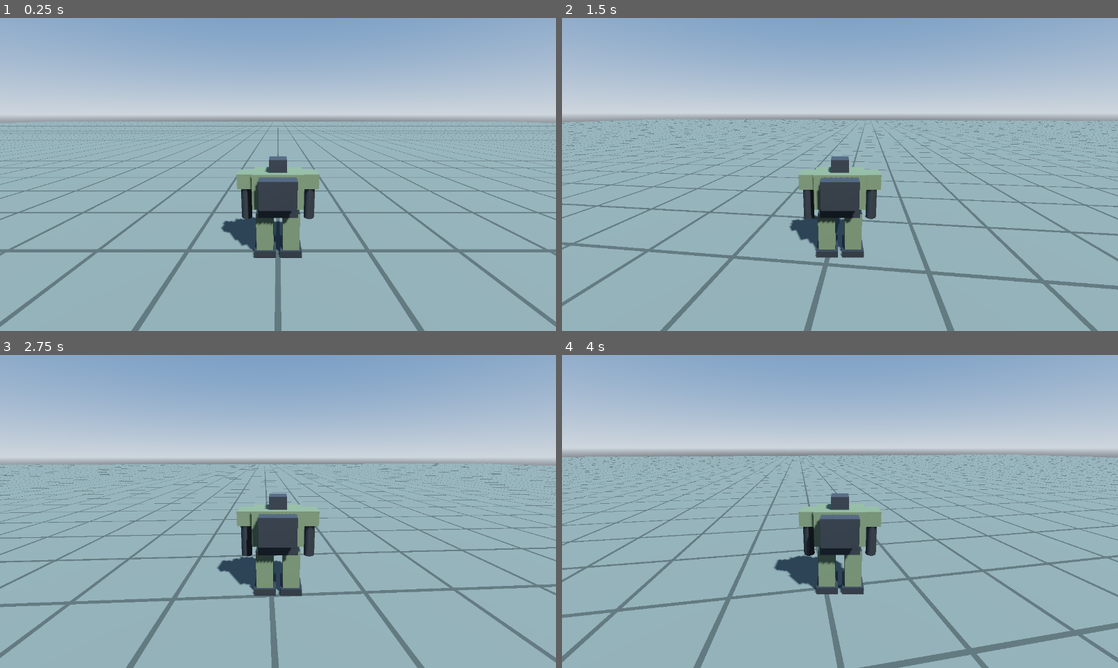
Above: before the commit, frames 1-4 (two rows, left to right).
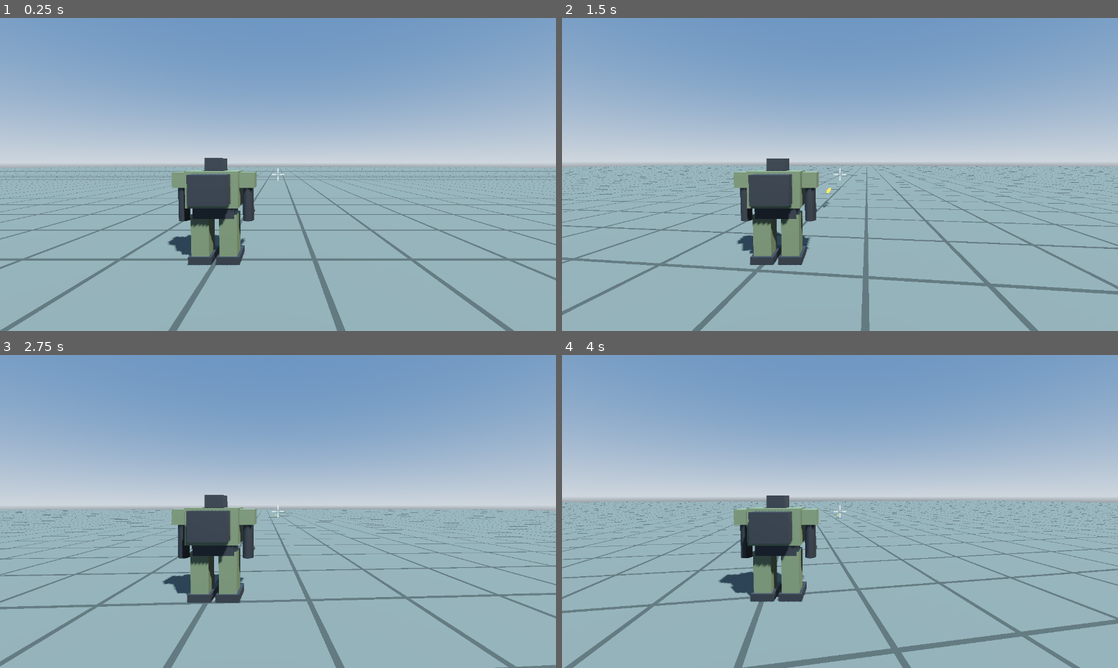
Above: after the commit, the same moments.

Repository: Sierra-117605/ARSENAL-FRONT
Game: Godot game, scene res://scenes/field_3d.tscn
The game is run twice, just before and just after one commit, with the same random seed, the same clock (stepped at 60 frames per second) and the same inputs.
Inputs (mouse positions are in pixels of both pictures, inside the frame that each line leads up to):
- Up to frame 1 (0.25 s): no input
- Up to frame 2 (1.5 s): tap Enter at 0.5 s; move the mouse to (867, 174) at 0.52 s; hold W (move_forward) from 0.53 s (still down); click (867, 174) at 0.6 s; move the mouse to (812, 174) at 1.27 s; click (812, 174) at 1.35 s
- Up to frame 3 (2.75 s): keep holding W (move_forward); move the mouse to (289, 505) at 2.02 s; click (289, 505) at 2.1 s
- Up to frame 4 (4 s): keep holding W (move_forward); move the mouse to (834, 517) at 2.77 s; click (834, 517) at 2.85 s; move the mouse to (878, 514) at 3.52 s; click (878, 514) at 3.6 s

The runs differ from the first frame. In frame 1, 50% of the frame differs, in the area x 0-100%, y 5-100%; in frame 2, 51%; in frame 3, 49%; in frame 4, 52%, in the area x 0-100%, y 3-100%.

Commit message:
N1-4: 左クリック連射で弾が照準へ飛ぶ + 照準マーク + 肩越し視点
Co-Authored-By: Claude Opus 5 <noreply@anthropic.com>

Diff:
--- /dev/null
+++ b/scenes/bullet.tscn
@@ -0,0 +1,20 @@
+[gd_scene load_steps=4 format=3]
+
+[ext_resource type="Script" path="res://scripts/action/bullet.gd" id="1_bullet"]
+
+[sub_resource type="StandardMaterial3D" id="Mat_tracer"]
+shading_mode = 0
+albedo_color = Color(1, 0.85, 0.3, 1)
+emission_enabled = true
+emission = Color(1, 0.7, 0.2, 1)
+emission_energy_multiplier = 3.0
+
+[sub_resource type="BoxMesh" id="Mesh_tracer"]
+size = Vector3(0.2, 0.2, 2.5)
+
+[node name="Bullet" type="Node3D"]
+script = ExtResource("1_bullet")
+
+[node name="Tracer" type="MeshInstance3D" parent="."]
+mesh = SubResource("Mesh_tracer")
+surface_material_override/0 = SubResource("Mat_tracer")
--- a/scenes/field_3d.tscn
+++ b/scenes/field_3d.tscn
@@ -1,10 +1,11 @@
-[gd_scene load_steps=14 format=3]
+[gd_scene load_steps=15 format=3]
 
 [ext_resource type="PackedScene" path="res://scenes/robot.tscn" id="1_robot"]
 [ext_resource type="Script" path="res://scripts/action/camera_rig.gd" id="2_rig"]
 [ext_resource type="Script" path="res://scripts/action/occupant.gd" id="3_occ"]
 [ext_resource type="Script" path="res://scripts/action/player_input.gd" id="4_input"]
 [ext_resource type="Script" path="res://scripts/action/third_person_view.gd" id="5_tpv"]
+[ext_resource type="Script" path="res://scripts/action/crosshair.gd" id="6_cross"]
 
 [sub_resource type="ProceduralSkyMaterial" id="SkyMat"]
 sky_top_color = Color(0.32, 0.45, 0.62, 1)
@@ -89,3 +90,15 @@
 [node name="ThirdPersonView" type="Node" parent="CameraRig"]
 script = ExtResource("5_tpv")
 view_name = "三人称"
+
+[node name="HUD" type="CanvasLayer" parent="."]
+
+[node name="Crosshair" type="Control" parent="HUD"]
+layout_mode = 3
+anchors_preset = 15
+anchor_right = 1.0
+anchor_bottom = 1.0
+grow_horizontal = 2
+grow_vertical = 2
+mouse_filter = 2
+script = ExtResource("6_cross")
--- a/scenes/robot.tscn
+++ b/scenes/robot.tscn
@@ -1,7 +1,8 @@
-[gd_scene load_steps=17 format=3]
+[gd_scene load_steps=18 format=3]
 
 [ext_resource type="Script" path="res://scripts/action/robot.gd" id="1_robot"]
 [ext_resource type="Script" path="res://scripts/action/seat.gd" id="2_seat"]
+[ext_resource type="Script" path="res://scripts/action/weapon.gd" id="3_weapon"]
 
 [sub_resource type="StandardMaterial3D" id="Mat_body"]
 albedo_color = Color(0.36, 0.4, 0.3, 1)
@@ -141,5 +142,6 @@
 mesh = SubResource("Mesh_barrel")
 surface_material_override/0 = SubResource("Mat_frame")
 
-[node name="Muzzle" type="Marker3D" parent="."]
+[node name="Weapon" type="Marker3D" parent="."]
 transform = Transform3D(1, 0, 0, 0, 1, 0, 0, 0, 1, 1.3, 1.75, -1.45)
+script = ExtResource("3_weapon")
--- /dev/null
+++ b/scripts/action/bullet.gd
@@ -0,0 +1,46 @@
+class_name Bullet
+extends Node3D
+## 目に見えて飛んでいく弾（SPEC §0.7）。
+## 毎フレーム「前の位置→今の位置」の線で当たりを調べるので、速くてもすり抜けない。
+## 当たった相手が take_hit を持っていれば呼ぶ（標的などが受け取る）。
+
+## 飛ぶ速さ（メートル/秒）
+@export var speed: float = 100.0
+## これだけ飛んだら消える（メートル）
+@export var max_distance: float = 300.0
+## 1 発のダメージ（標的の耐久を減らす量）
+@export var damage: int = 1
+
+## 飛ぶ向き（長さ 1）
+var direction: Vector3 = Vector3.FORWARD
+## 撃った本人（自分には当たらない）
+var shooter_rid: RID
+var travelled: float = 0.0
+
+
+## 発射位置と向きを決める（シーンに追加した直後に呼ぶ）
+func launch(from: Vector3, dir: Vector3, shooter: CollisionObject3D) -> void:
+	direction = dir.normalized()
+	if shooter != null:
+		shooter_rid = shooter.get_rid()
+	# 弾の見た目を飛ぶ向きにそろえる（-Z が進行方向）
+	global_transform = Transform3D(Basis.looking_at(direction), from)
+
+
+func _physics_process(delta: float) -> void:
+	var from := global_position
+	var to := from + direction * speed * delta
+	var query := PhysicsRayQueryParameters3D.create(from, to)
+	if shooter_rid.is_valid():
+		query.exclude = [shooter_rid]
+	var hit := get_world_3d().direct_space_state.intersect_ray(query)
+	if not hit.is_empty():
+		var target: Object = hit["collider"]
+		if target != null and target.has_method("take_hit"):
+			target.take_hit(damage)
+		queue_free()
+		return
+	global_position = to
+	travelled += speed * delta
+	if travelled >= max_distance:
+		queue_free()
--- a/scripts/action/camera_rig.gd
+++ b/scripts/action/camera_rig.gd
@@ -13,7 +13,7 @@
 ## 見ている方向の水平角（ラジアン。0 = 最初の正面、+ で左回り）
 var yaw: float = 0.0
 ## 見ている方向の上下角（ラジアン。- で下向き）
-var pitch: float = deg_to_rad(-15.0)
+var pitch: float = deg_to_rad(-3.0)
 ## 今使っている視点の番号
 var view_index: int = 0
 
--- /dev/null
+++ b/scripts/action/crosshair.gd
@@ -0,0 +1,13 @@
+extends Control
+## 画面中央の照準マーク（十字＋中心の点）。
+
+@export var color: Color = Color(1.0, 1.0, 1.0, 0.85)
+@export var arm_length: float = 10.0
+@export var gap: float = 4.0
+
+
+func _draw() -> void:
+	var c := size / 2.0
+	for d in [Vector2.RIGHT, Vector2.LEFT, Vector2.UP, Vector2.DOWN]:
+		draw_line(c + d * gap, c + d * (gap + arm_length), color, 2.0)
+	draw_circle(c, 1.5, color)
--- a/scripts/action/input_actions.gd
+++ b/scripts/action/input_actions.gd
@@ -1,12 +1,13 @@
 class_name InputActions
 extends RefCounted
-## 操作キーの割り当て（SPEC §0.7：WASD で移動）。
-## 起動時にキーを登録する。キーコンフィグ対応時はここを差し替える。
+## 操作の割り当て（SPEC §0.7：WASD で移動、左クリックで射撃）。
+## 起動時に登録する。キーコンフィグ対応時はここを差し替える。
 
 const MOVE_FORWARD := "move_forward"
 const MOVE_BACK := "move_back"
 const MOVE_LEFT := "move_left"
 const MOVE_RIGHT := "move_right"
+const FIRE := "fire"
 
 ## 操作名 → キー（キーボード上の物理位置で指定するので配列が違っても同じ場所）
 const KEYS := {
@@ -14,6 +15,11 @@
 	MOVE_BACK: KEY_S,
 	MOVE_LEFT: KEY_A,
 	MOVE_RIGHT: KEY_D,
+}
+
+## 操作名 → マウスボタン
+const MOUSE_BUTTONS := {
+	FIRE: MOUSE_BUTTON_LEFT,
 }
 
 
@@ -26,3 +32,10 @@
 		var ev := InputEventKey.new()
 		ev.physical_keycode = KEYS[action]
 		InputMap.action_add_event(action, ev)
+	for action in MOUSE_BUTTONS:
+		if InputMap.has_action(action):
+			continue
+		InputMap.add_action(action)
+		var mb := InputEventMouseButton.new()
+		mb.button_index = MOUSE_BUTTONS[action]
+		InputMap.action_add_event(action, mb)
--- a/scripts/action/pilotable.gd
+++ b/scripts/action/pilotable.gd
@@ -19,7 +19,14 @@
 		"yaw": 0.0,      # 向きたい方向の水平角（ラジアン）
 		"pitch": 0.0,    # 向きたい方向の上下角（ラジアン）
 		"fire": false,   # 射撃ボタン
+		"aim": {"x": 0.0, "y": 0.0, "z": 0.0},  # 狙っている地点（照準の先）
 	}
+
+
+## 操縦入力の "aim" を Vector3 にして返す
+static func aim_point(ctrl: Dictionary) -> Vector3:
+	var a: Dictionary = ctrl.get("aim", {})
+	return Vector3(a.get("x", 0.0), a.get("y", 0.0), a.get("z", 0.0))
 
 
 ## 操縦席の乗員から操縦入力を受け取る（操縦席の「運転手席」からのみ呼ばれる）
--- a/scripts/action/player_input.gd
+++ b/scripts/action/player_input.gd
@@ -11,8 +11,13 @@
 ## マウス感度（1 ピクセル動かしたときに回る角度・ラジアン）
 @export var mouse_sensitivity: float = 0.003
 
+## 照準の先を探す最大距離（メートル）
+@export var aim_range: float = 500.0
+
 ## マウスでカメラを回せる状態か（Esc で解除、画面クリックで再開）
 var look_enabled: bool = true
+## カメラ操作に戻るためのクリックで撃たないよう、ボタンを一度離すまで射撃を止める
+var fire_blocked: bool = false
 
 
 func _ready() -> void:
@@ -29,6 +34,7 @@
 	if event is InputEventMouseButton and event.pressed and not look_enabled:
 		if event.button_index == MOUSE_BUTTON_LEFT:
 			_set_look_enabled(true)
+			fire_blocked = true
 			get_viewport().set_input_as_handled()
 		return
 	# マウスの動き：カメラを回す（右へ動かすと右を向く、上へ動かすと上を向く）
@@ -50,7 +56,29 @@
 	if camera_rig != null:
 		control["yaw"] = camera_rig.yaw
 		control["pitch"] = camera_rig.pitch
+		var aim := _find_aim_point()
+		control["aim"] = {"x": aim.x, "y": aim.y, "z": aim.z}
+	# 射撃：左クリックを押している間（カメラ操作中のみ）
+	var fire_pressed := Input.is_action_pressed(InputActions.FIRE)
+	if not fire_pressed:
+		fire_blocked = false
+	control["fire"] = look_enabled and fire_pressed and not fire_blocked
 	occupant.send_control(control)
+
+
+## 画面中央（照準）の先にある地点を探す。何もなければ最大距離の地点
+func _find_aim_point() -> Vector3:
+	var camera := camera_rig.camera
+	var from := camera.global_position
+	var to := from - camera.global_transform.basis.z * aim_range
+	var query := PhysicsRayQueryParameters3D.create(from, to)
+	var vehicle := occupant.get_vehicle()
+	if vehicle != null:
+		query.exclude = [vehicle.get_rid()]  # 自分の機体は無視する
+	var hit := camera.get_world_3d().direct_space_state.intersect_ray(query)
+	if hit.is_empty():
+		return to
+	return hit["position"]
 
 
 ## カメラ操作の有効/無効を切り替え、マウスカーソルの表示を合わせる
--- a/scripts/action/robot.gd
+++ b/scripts/action/robot.gd
@@ -9,6 +9,9 @@
 
 ## 重力の強さ（プロジェクト設定の値を使う）
 var gravity: float = ProjectSettings.get_setting("physics/3d/default_gravity")
+
+## 腕の武器（Phase 1 は 1 種類）
+@onready var weapon: Weapon = get_node_or_null("Weapon")
 
 
 func _physics_process(delta: float) -> void:
@@ -27,3 +30,7 @@
 	if not is_on_floor():
 		velocity.y -= gravity * delta
 	move_and_slide()
+
+	# 射撃ボタンが押されていれば、照準の先へ撃つ
+	if control["fire"] and weapon != null:
+		weapon.try_fire(Pilotable.aim_point(control), self)
--- a/scripts/action/third_person_view.gd
+++ b/scripts/action/third_person_view.gd
@@ -1,11 +1,14 @@
 class_name ThirdPersonView
 extends CameraView
-## 三人称視点：機体の後ろ上方から、見ている方向を映す。
+## 三人称視点（肩越し）：機体の右後ろ上方から、見ている方向を映す。
+## 機体が画面のやや左に映り、画面中央の照準が機体に隠れない（SPEC §0.7）。
 
 ## 回転の中心の高さ（機体の足元から。胸〜頭のあたり）
 @export var pivot_height: float = 3.5
 ## 回転の中心からカメラまでの距離
 @export var distance: float = 9.0
+## カメラを右にずらす量（肩越し）
+@export var shoulder_offset: float = 2.5
 ## カメラが地面に潜らないための最低の高さ
 @export var min_camera_height: float = 0.5
 
@@ -14,6 +17,6 @@
 	var pivot := target.global_position + Vector3(0.0, pivot_height, 0.0)
 	var look := Basis.from_euler(Vector3(pitch, yaw, 0.0))
 	# 見ている方向の真後ろに下がった位置にカメラを置く
-	var pos := pivot + look * Vector3(0.0, 0.0, distance)
+	var pos := pivot + look * Vector3(shoulder_offset, 0.0, distance)
 	pos.y = maxf(pos.y, target.global_position.y + min_camera_height)
 	camera.global_transform = Transform3D(look, pos)
--- /dev/null
+++ b/scripts/action/weapon.gd
@@ -0,0 +1,30 @@
+class_name Weapon
+extends Marker3D
+## 武器（Phase 1 は 1 種類）。この点（銃口）から弾を撃ち出す。
+## 左クリックを押している間、一定間隔で撃ち続ける。
+
+## 撃ち出す弾のシーン
+@export var bullet_scene: PackedScene = preload("res://scenes/bullet.tscn")
+## 次の弾までの間隔（秒）
+@export var fire_interval: float = 0.25
+
+var cooldown: float = 0.0
+
+
+func _physics_process(delta: float) -> void:
+	cooldown = maxf(cooldown - delta, 0.0)
+
+
+## 撃てるなら aim_point に向けて 1 発撃つ。撃ったら true
+func try_fire(aim_point: Vector3, shooter: CollisionObject3D) -> bool:
+	if cooldown > 0.0:
+		return false
+	var dir := aim_point - global_position
+	if dir.length() < 0.01:
+		return false
+	cooldown = fire_interval
+	var bullet: Bullet = bullet_scene.instantiate()
+	# 弾は機体の子ではなく、機体と同じ場所（フィールド）に置く
+	shooter.get_parent().add_child(bullet)
+	bullet.launch(global_position, dir, shooter)
+	return true
--- /dev/null
+++ b/tests/test_n1_4_fire.gd
@@ -0,0 +1,112 @@
+extends SceneTree
+## N1-4 の自動確認：左クリックで弾が照準の方向へ飛び、物に当たると消えるか調べる。
+## 実行：Godot_console.exe --headless --path . --script res://tests/test_n1_4_fire.gd
+## 画像も撮る場合（--headless を外す）：... --script res://tests/test_n1_4_fire.gd -- --shot=<保存先.png>
+
+var field: Node
+var robot: Robot
+var input: PlayerInput
+var wall: StaticBody3D
+var frame := 0
+var failed := false
+var shot_path := ""
+var max_bullets_seen := 0
+var first_bullet: Bullet
+var first_bullet_start := Vector3.ZERO
+
+
+func _initialize() -> void:
+	for arg in OS.get_cmdline_user_args():
+		if arg.begins_with("--shot="):
+			shot_path = arg.substr(7)
+	field = load("res://scenes/field_3d.tscn").instantiate()
+	root.add_child(field)
+	robot = field.get_node("Robot")
+	input = field.get_node("PlayerInput")
+	_add_test_wall()
+
+
+## 試験用の壁：正面 30m 先。当たった回数を数える
+func _add_test_wall() -> void:
+	var script := GDScript.new()
+	script.source_code = "extends StaticBody3D\nvar hits := 0\nfunc take_hit(d: int) -> void:\n\thits += d\n"
+	script.reload()
+	wall = StaticBody3D.new()
+	wall.set_script(script)
+	var shape := CollisionShape3D.new()
+	var box := BoxShape3D.new()
+	box.size = Vector3(10, 10, 1)
+	shape.shape = box
+	wall.add_child(shape)
+	var mesh := MeshInstance3D.new()
+	var bm := BoxMesh.new()
+	bm.size = box.size
+	mesh.mesh = bm
+	wall.add_child(mesh)
+	field.add_child(wall)
+	wall.position = Vector3(0, 3, -30)  # フィールドは原点にあるので位置＝世界座標
+
+
+func _physics_process(_delta: float) -> bool:
+	frame += 1
+	var bullets := _bullets()
+	max_bullets_seen = maxi(max_bullets_seen, bullets.size())
+	if first_bullet == null and not bullets.is_empty():
+		first_bullet = bullets[0]
+		first_bullet_start = first_bullet.global_position
+	match frame:
+		30:
+			Input.action_press("fire")
+		40:
+			if is_instance_valid(first_bullet):
+				var moved := first_bullet.global_position - first_bullet_start
+				_report(moved.dot(Vector3.FORWARD) > 1.0, "弾が前へ飛んでいる (%.1fm)" % moved.length())
+			else:
+				_report(false, "弾が出ていない")
+			if shot_path != "":
+				_save_shot()
+		90:
+			Input.action_release("fire")
+		150:
+			var hits: int = wall.get("hits")
+			# 1 秒間 (60 フレーム) 押しっぱなし・0.25 秒間隔 → 4〜5 発
+			_report(hits >= 4 and hits <= 5, "押している間、連射して壁に当たる (%d 発命中)" % hits)
+			_report(_bullets().is_empty(), "当たった弾は消える")
+			_check_no_fire_when_released()
+		160:
+			input._set_look_enabled(false)
+			Input.action_press("fire")
+		200:
+			Input.action_release("fire")
+			_report(_bullets().is_empty() and int(wall.get("hits")) == hits_at_release, "Esc 中はクリックしても撃たない")
+			print("RESULT: ", "FAIL" if failed else "PASS")
+			return true
+	return false
+
+
+var hits_at_release := 0
+
+
+func _check_no_fire_when_released() -> void:
+	hits_at_release = wall.get("hits")
+
+
+func _bullets() -> Array:
+	var list := []
+	for child in field.get_children():
+		if child is Bullet:
+			list.append(child)
+	return list
+
+
+func _save_shot() -> void:
+	await process_frame
+	var img := root.get_texture().get_image()
+	img.save_png(shot_path)
+	print("画像を保存: ", shot_path)
+
+
+func _report(ok: bool, msg: String) -> void:
+	print("[", "OK" if ok else "NG", "] ", msg)
+	if not ok:
+		failed = true
Not shown, added: scripts/action/bullet.gd.uid
Not shown, added: scripts/action/crosshair.gd.uid
Not shown, added: scripts/action/weapon.gd.uid
Not shown, added: tests/test_n1_4_fire.gd.uid
Not shown, changed: KNOWLEDGE.md
Not shown, changed: SPEC.md
Not shown, changed: TODO.md
